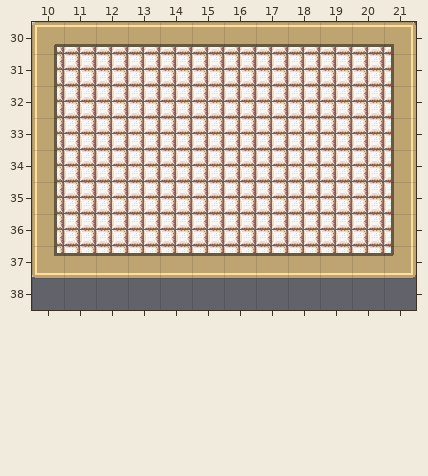
Tiled map, stored at core/assets/level000.tmx. That is the earlier state.
Cells are 32x32 px. Shown: x 10..21, y 30..38. The old version is drawn lined up with the new one.
After:
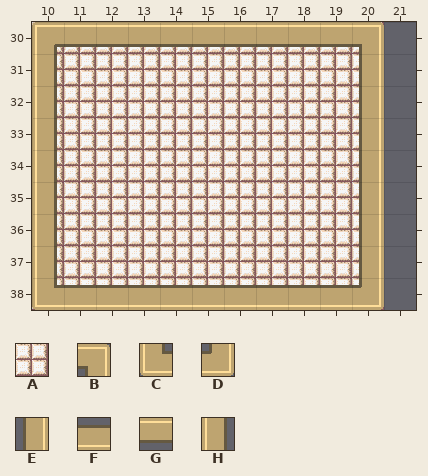
Key: from "test": A 14, B 26, C 45, D 46, E 176, F 177, G 196, H 197.
_ is an empty cell.
Difference:
everything moved by -14,+7 cells (the old picture is shown already moved)
Layer "BGTiles":
Tile A now appears in row 38 at x 10 to 20.
The edit erases tile A in rows 30 to 37 at x 21.
Layer "MapTiles":
The author changed tile G to tile B in row 30 at x 20.
Tile C now appears in row 38 at x 10.
Tile D now appears in row 38 at x 20.
The author changed tile F to tile E in row 37 at x 20.
Tile E now appears in rows 31 to 36 at x 20.
Tile F now appears in row 38 at x 11 to 19.
The author changed tile C to tile H in row 37 at x 10.
The edit erases tile B in row 30 at x 21.
The edit erases tile D in row 37 at x 21.
The edit erases tile E in rows 31 to 36 at x 21.
The edit erases tile F in row 37 at x 11 to 19.
Where, in picture pixels (left, top, right, bottom), the same in both pictures:
changed: (32, 22, 416, 310)
